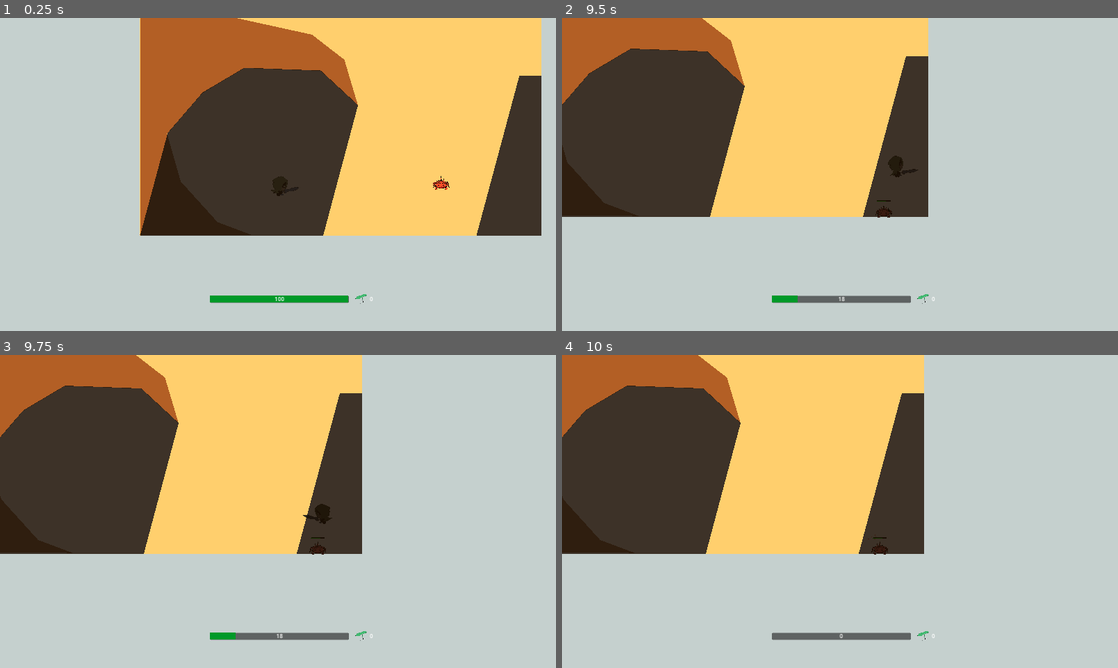
Above: before the commit, frames 1-4 (two rows, left to right).
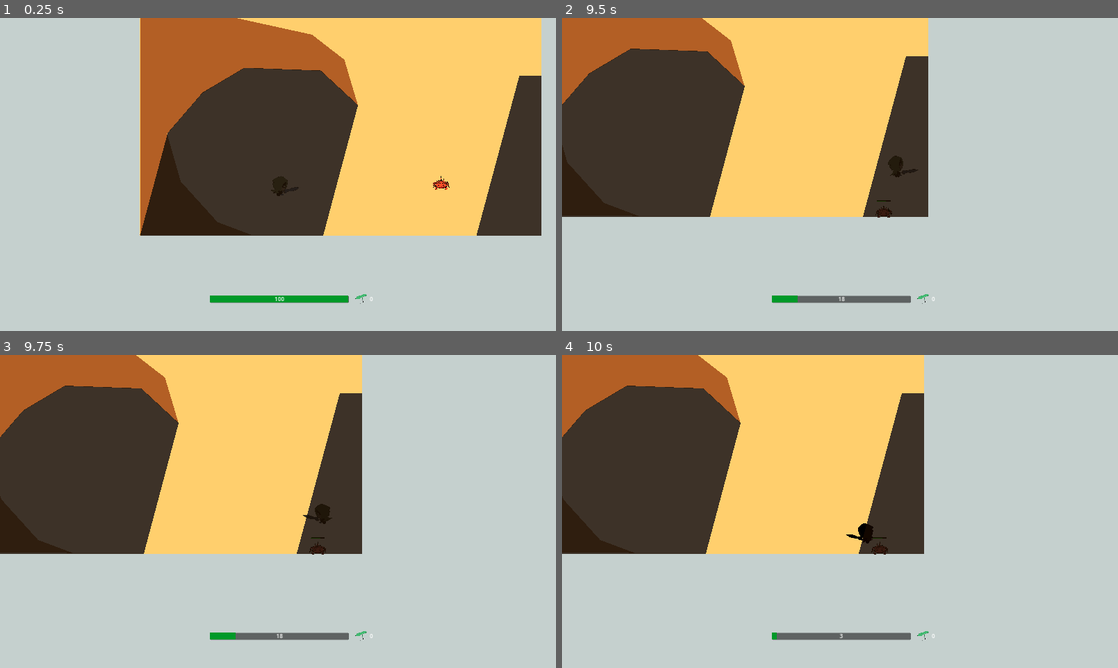
Above: after the commit, the same moments.

Repository: Niimphu/NewbieGameJam2023
Game: Godot game, scene res://Levels/Level_1.tscn
Two runs of this game, one before a commit and one after it. Both use one fixed random seed, a clock stepped at 60 frames per second and the inputs below. This scene is started directly instead of the project's main scene.
Inputs:
- Up to frame 1 (0.25 s): no input
- Up to frame 2 (9.5 s): hold J (attack) 0.53-1.28 s; hold Right (ui_right) 0.53-2.03 s; tap Space (jump) at 0.77, 1.52, 3.02, 3.77, 4.52, 6.02, 6.77, 7.52, 9.02 s; tap J (attack) at 1.35, 2.85, 4.55, 5.85, 7.35, 9.05 s; hold Left (ui_left) 2.03-2.78 s; hold J (attack) 2.03-2.78 s; tap K (toggle_parasol) every 2.25 s from 2.1 to 8.85 s; hold Right (ui_right) 2.78-4.28 s; hold J (attack) 3.53-4.28 s; hold Left (ui_left) 4.28-5.03 s; hold Right (ui_right) 5.03-5.78 s; hold J (attack) 5.03-5.78 s; hold Left (ui_left) 5.78-7.28 s; hold J (attack) 6.53-7.28 s; hold Right (ui_right) from 7.28 s (still down); hold J (attack) 8.03-8.78 s
- Up to frame 3 (9.75 s): release Right (ui_right) at 9.53 s; hold Left (ui_left) from 9.53 s (still down); hold J (attack) from 9.53 s (still down)
- Up to frame 4 (10 s): keep holding Left (ui_left); keep holding J (attack); tap Space (jump) at 9.77 s

Frames 1-3 are identical in both runs. In frame 4, 0.2% of the frame differs, in the area x 37-56%, y 53-91%.

Commit message:
tweaked crab contact numbers

Diff:
--- a/Characters/Player/Player.gd
+++ b/Characters/Player/Player.gd
@@ -220,7 +220,7 @@
 	if PlayerStatManager.invincible:
 		return
 
-	PlayerStatManager.health = clampf(PlayerStatManager.health - 20, 0, PlayerStatManager.MAX_HEALTH)
+	PlayerStatManager.health = clampf(PlayerStatManager.health - 15, 0, PlayerStatManager.MAX_HEALTH)
 	PlayerStatManager.emit_signal("player_health_changed")
 
 	if is_equal_approx(PlayerStatManager.health, 0.0):
@@ -234,7 +234,7 @@
 	invincibility_timer.start()
 	sprite.material.set_shader_parameter("invincible", PlayerStatManager.invincible)
 
-	var x_impulse_multiplier: float = 550.0
+	var x_impulse_multiplier: float = 450.0
 	var y_impulse_amount: float = 250.0
 	var direction_to_fly = _body.global_position.direction_to(global_position).normalized()
 
--- a/Characters/Player/Player.tscn
+++ b/Characters/Player/Player.tscn
@@ -479,24 +479,20 @@
 
 [node name="CollisionShape2D_Front" type="CollisionShape2D" parent="AttackArea2D"]
 position = Vector2(66.25, 11.875)
-scale = Vector2(1, 1)
 shape = SubResource("RectangleShape2D_7aihy")
 disabled = true
 
 [node name="CollisionShape2D_Up" type="CollisionShape2D" parent="AttackArea2D"]
 position = Vector2(3.125, -50.3125)
-scale = Vector2(1, 1)
 shape = SubResource("RectangleShape2D_flhnj")
 disabled = true
 
 [node name="CollisionShape2D_Down" type="CollisionShape2D" parent="AttackArea2D"]
 position = Vector2(4.99999, 38.75)
-scale = Vector2(1, 1)
 shape = SubResource("RectangleShape2D_p73p7")
 disabled = true
 
 [node name="HitArea2D" type="Area2D" parent="."]
-scale = Vector2(1, 1)
 collision_layer = 2
 collision_mask = 4
 
@@ -519,11 +515,11 @@
 one_shot = true
 
 [node name="InvincibilityTimer" type="Timer" parent="."]
-wait_time = 3.0
+wait_time = 1.5
 one_shot = true
 
+[connection signal="body_entered" from="AttackArea2D" to="." method="_on_attack_area_2d_body_entered"]
 [connection signal="body_entered" from="HitArea2D" to="." method="_on_hit_area_2d_body_entered"]
-[connection signal="body_entered" from="AttackArea2D" to="." method="_on_attack_area_2d_body_entered"]
 [connection signal="timeout" from="AttackCooldown" to="." method="_on_attack_cooldown_timeout"]
 [connection signal="timeout" from="StunTimer" to="." method="_on_stun_timer_timeout"]
 [connection signal="timeout" from="InvincibilityTimer" to="." method="_on_invincibility_timer_timeout"]
Not shown: 1 places in Characters/Player/UI/PlayerUI.tscn that only renumber resources
